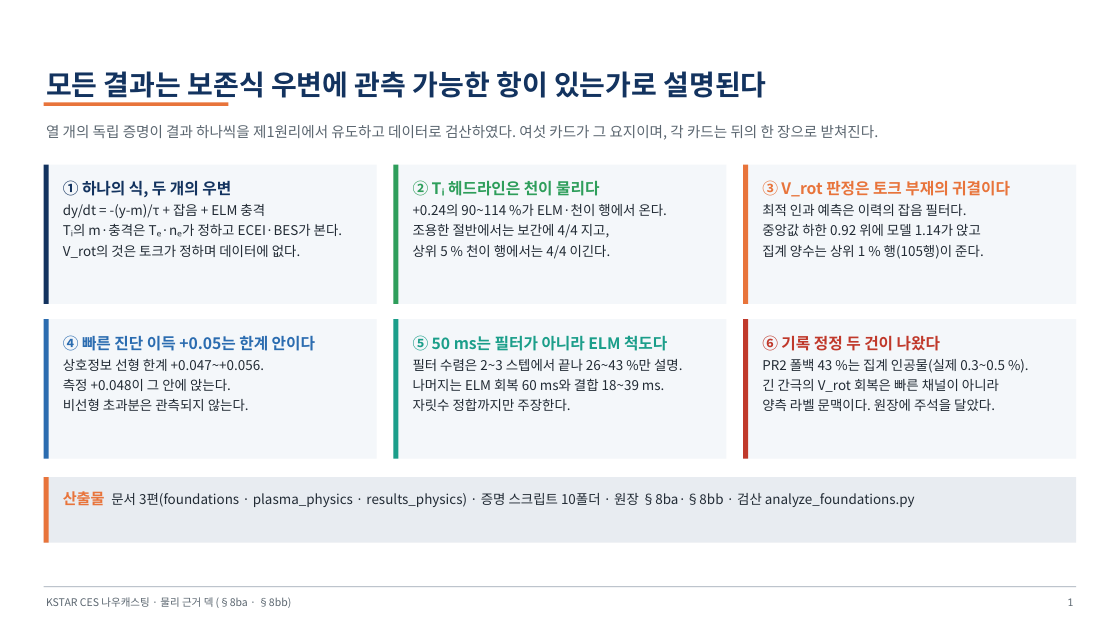
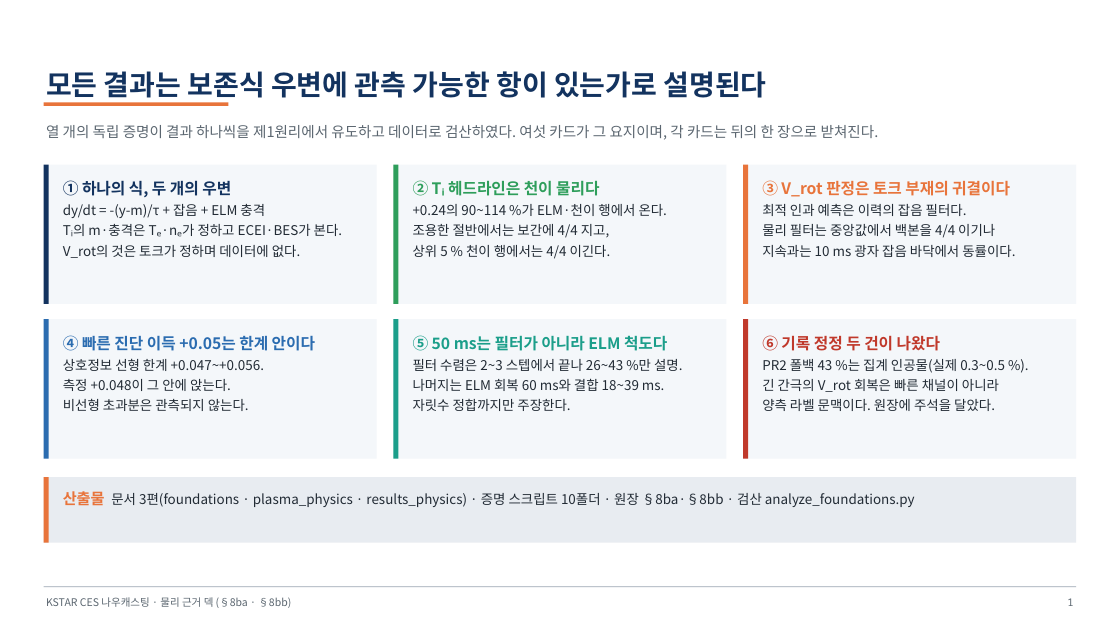
Before and after one commit to iseungsang01/ml-intern-revision, a slide deck: slide 2 of docs/presentation/KSTAR_CES_물리근거.pptx. Drawn at 1120x630 pixels with LibreOffice and Linux fonts; fonts in the diff are those of the drawing. Boxes give left, top, right and bottom in pixels: in the first picture for what was removed or moved away, otherwise in the second. Text is boxed around its words. In the diff, an @@ line names an element or a change of style, - is before the commit and + after.

```diff
--- a/docs/presentation/KSTAR_CES_물리근거.pptx
+++ b/docs/presentation/KSTAR_CES_물리근거.pptx
@@ text at [762, 224, 1015, 257]: text changed @@
-중앙값 하한 0.92 위에 모델 1.14가 앉고
-집계 양수는 상위 1 % 행(105행)이 준다.
+물리 필터는 중앙값에서 백본을 4/4 이기나
+지속과는 10 ms 광자 잡음 바닥에서 동률이다.
```
Also in this commit, not shown: 2 other slides changed, 4 slides added, 2 other files.
